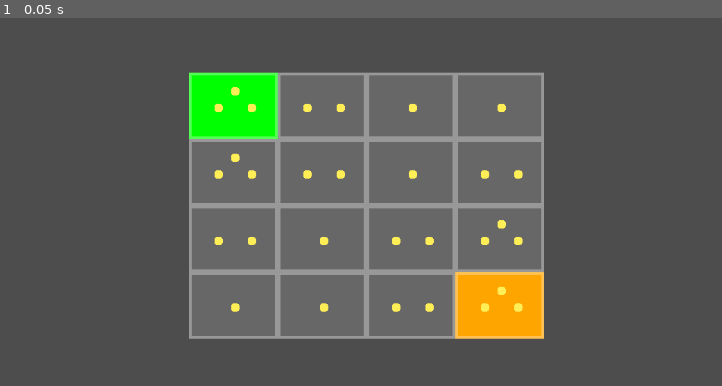
Above: before the commit, frame 1.
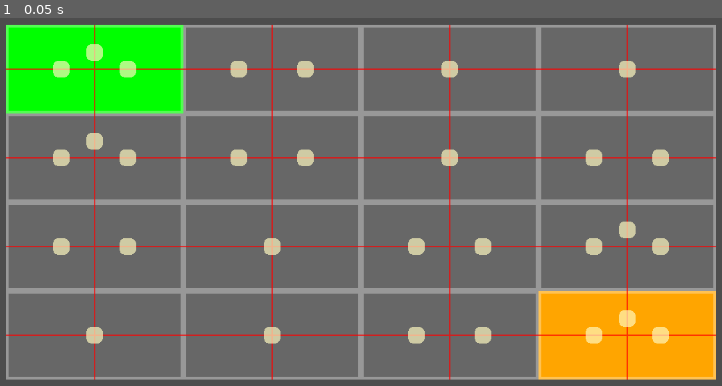
Above: after the commit, the same moment.

Repository: lacedon/grabba
Game: Godot game, scene res://screens/in_game.tscn
Same seed, same stepped clock (60 frames per second), same inputs: the game is played once before the commit and once after it. The project has no main scene, so this scene is started directly.
Inputs:
- Up to frame 1 (0.05 s): no input

The runs differ from the first frame. In frame 1, 72% of the frame differs, in the area x 0-100%, y 1-99%.
Error before the commit: Invalid type in function 'new' in base 'GDScript'. Cannot convert argument 2 from Object to Array. (res://components/constants/constants.gd:11)

Commit message:
Refactor area component

Diff:
--- a/components/area/area.gd
+++ b/components/area/area.gd
@@ -1,61 +1,17 @@
 extends Node2D
 
 const AreaResource = preload("res://types/area_resource.gd")
-const PolygonHelpers = preload('res://helpers/polygon_helpers.gd')
-
-const DEFAULT_COLOR: Color = Color(1, 1, 1, 0.15)
-const BORDER_SIZE: int = 4
-const BUILDING_ICON_RADIUS: int = 24
-const BUILDING_ICON_START_ANGEL: float = 0
 
 @export var ownerPlayerIndex: int = -1
 @export var buildingNumber: int = 0
+@export var buildings: Array[GameBuilding] = []
 @export var resources: Array[AreaResource] = []
 
-@onready var _visualBodyPolygon: Polygon2D = $VisualBody
-@onready var _borderPolygon: Polygon2D = $BorderPolygon
-@onready var _buildingIconPattern: Node2D = $BuildingIconPattern
-@onready var _buildingIconContainer: Node2D = $BuildingContainer
-@onready var _buildingIconPatternCenter: = PolygonHelpers.calcPolygonCenter(_buildingIconPattern)
-
-var _center: Vector2 = Vector2.ZERO
-
-func setOwnerColor():
-	if ownerPlayerIndex >= 0 && ownerPlayerIndex < GameState.players.size():
-		_visualBodyPolygon.color = GameState.players[ownerPlayerIndex].color
-	else:
-		_visualBodyPolygon.color = DEFAULT_COLOR
-
-func setUpBorder():
-	_borderPolygon.polygon = Geometry2D.offset_polygon(_visualBodyPolygon.polygon, -BORDER_SIZE)[0]
-	_borderPolygon.invert_border = BORDER_SIZE
-
-func _createBuildingIcon(number: int, iconPosition: Vector2) -> Node2D:
-	var icon: Node2D = _buildingIconPattern.duplicate()
-	icon.name = 'BuildingIcon:' + str(number)
-	icon.position = iconPosition - _buildingIconPatternCenter / 2
-	icon.show()
-	return icon
-
-func setBuildingIcons():
-	if buildingNumber == 0:
-		return
-
-	if buildingNumber == 1:
-		_buildingIconContainer.add_child(_createBuildingIcon(1, _center))
-
-	var angle = PI / (buildingNumber - 1)
-	for buildingIndex in range(buildingNumber):
-		var icon: Node2D = _createBuildingIcon(
-			buildingIndex + 1,
-			PolygonHelpers.calcPointAroundCircle(_center, BUILDING_ICON_RADIUS, BUILDING_ICON_START_ANGEL + angle * buildingIndex)
-		)
-		_buildingIconContainer.add_child(icon)
+@onready var _visualBodyPolygon: AreaVisualPolygon = $VisualPolygon
+@onready var _buildingContainer: AreaBuildingManager = $Buildings
 
 func _ready():
-	_buildingIconPattern.hide()
+	_visualBodyPolygon.prepare(ownerPlayerIndex)
+	var center: = _visualBodyPolygon.getCenter()
 
-	setOwnerColor()
-	setUpBorder()
-	_center = PolygonHelpers.calcPolygonCenter(_visualBodyPolygon)
-	setBuildingIcons()
+	_buildingContainer.setBuildingIcons(center, buildingNumber)
--- a/components/area/area.tscn
+++ b/components/area/area.tscn
@@ -1,24 +1,16 @@
-[gd_scene load_steps=2 format=3 uid="uid://o6sxdpu2ge0y"]
+[gd_scene load_steps=4 format=3 uid="uid://o6sxdpu2ge0y"]
 
 [ext_resource type="Script" path="res://components/area/area.gd" id="1_7nle5"]
+[ext_resource type="PackedScene" uid="uid://cshupupifqerg" path="res://components/area/visual_polygon/visual_polygon.tscn" id="2_a5ovh"]
+[ext_resource type="PackedScene" uid="uid://sgknel74vgm" path="res://components/area/buildings/buildings.tscn" id="3_m5ldd"]
 
 [node name="Area" type="Node2D"]
 script = ExtResource("1_7nle5")
 ownerPlayerIndex = null
 buildingNumber = null
+buildings = null
 resources = null
 
-[node name="VisualBody" type="Polygon2D" parent="."]
-polygon = PackedVector2Array(0, 0, 128, 0, 128, 96, 0, 96)
+[node name="VisualPolygon" parent="." instance=ExtResource("2_a5ovh")]
 
-[node name="BorderPolygon" type="Polygon2D" parent="."]
-color = Color(1, 1, 1, 0.32549)
-invert_enabled = true
-invert_border = 4.0
-
-[node name="BuildingContainer" type="Node2D" parent="."]
-
-[node name="BuildingIconPattern" type="Polygon2D" parent="."]
-color = Color(1, 0.934, 0.34, 1)
-invert_border = 4.0
-polygon = PackedVector2Array(4, 0, 8, 0, 11, 1, 12, 4, 12, 8, 11, 11, 8, 12, 4, 12, 1, 11, 0, 8, 0, 4, 1, 1)
+[node name="Buildings" parent="." instance=ExtResource("3_m5ldd")]
--- /dev/null
+++ b/components/area/buildings/building_icon/building_icon.gd
@@ -0,0 +1,9 @@
+extends Node2D
+class_name AreaBuildingIcon
+
+const PolygonHelpers = preload('res://helpers/polygon_helpers.gd')
+
+@onready var _backgroundPolygon: Polygon2D = $Background
+
+func getSize() -> Vector2:
+	return PolygonHelpers.calcPolygonSize(_backgroundPolygon)
--- /dev/null
+++ b/components/area/buildings/building_icon/building_icon.tscn
@@ -0,0 +1,21 @@
+[gd_scene load_steps=3 format=3 uid="uid://cli74flx8qv8t"]
+
+[ext_resource type="Texture2D" uid="uid://behgohapwjixf" path="res://static/military_base.png" id="1_oq34m"]
+[ext_resource type="Script" path="res://components/area/buildings/building_icon/building_icon.gd" id="1_vj10x"]
+
+[node name="BuildingIcon" type="Node2D"]
+script = ExtResource("1_vj10x")
+
+[node name="Background" type="Polygon2D" parent="."]
+color = Color(1, 0.975, 0.75, 0.686275)
+texture_scale = Vector2(4, 4)
+invert_border = 40.0
+polygon = PackedVector2Array(8, 0, 16, 0, 20, 1, 23, 4, 24, 8, 24, 16, 23, 20, 20, 23, 16, 24, 8, 24, 4, 23, 1, 20, 0, 16, 0, 8, 1, 4, 3, 1, 8, 0)
+
+[node name="BuildingIconPattern" type="Polygon2D" parent="."]
+visible = false
+color = Color(1, 0.934, 0.34, 1)
+texture = ExtResource("1_oq34m")
+texture_scale = Vector2(4, 4)
+invert_border = 40.0
+polygon = PackedVector2Array(8, 0, 16, 0, 20, 1, 23, 4, 24, 8, 24, 16, 23, 20, 20, 23, 16, 24, 8, 24, 4, 23, 1, 20, 0, 16, 0, 8, 1, 4, 3, 1, 8, 0)
--- /dev/null
+++ b/components/area/buildings/buildings.gd
@@ -0,0 +1,37 @@
+extends Node2D
+class_name AreaBuildingManager
+
+const PolygonHelpers = preload('res://helpers/polygon_helpers.gd')
+
+const BUILDING_ICON_RADIUS: Vector2 = Vector2(48, -24)
+const BUILDING_ICON_START_ANGEL: float = 0
+
+@onready var _buildingIconContainer: Node2D = $IconContainer
+@onready var _buildingIconPattern: AreaBuildingIcon = $BuildingIconPattern
+@onready var _buildingIconHalfSize: Vector2 = _buildingIconPattern.getSize() / 2
+
+func _createBuildingIcon(number: int, centerPosition: Vector2, iconPosition: Vector2 = centerPosition) -> Node2D:
+	var icon: Node2D = _buildingIconPattern.duplicate()
+	icon.name = 'BuildingIcon:' + str(number)
+	icon.position = iconPosition - _buildingIconHalfSize
+	icon.show()
+	return icon
+
+func setBuildingIcons(centerPosition: Vector2, buildingNumber: int):
+	if buildingNumber == 0:
+		return
+
+	if buildingNumber == 1:
+		_buildingIconContainer.add_child(_createBuildingIcon(1, centerPosition))
+
+	var angle: float = PI / (buildingNumber - 1)
+	for buildingIndex in range(buildingNumber):
+		var icon: Node2D = _createBuildingIcon(
+			buildingIndex + 1,
+			centerPosition,
+			PolygonHelpers.calcPointAroundCircle(centerPosition, BUILDING_ICON_RADIUS, BUILDING_ICON_START_ANGEL + angle * buildingIndex)
+		)
+		_buildingIconContainer.add_child(icon)
+
+func _ready() -> void:
+	_buildingIconPattern.hide()
--- /dev/null
+++ b/components/area/buildings/buildings.tscn
@@ -0,0 +1,11 @@
+[gd_scene load_steps=3 format=3 uid="uid://sgknel74vgm"]
+
+[ext_resource type="PackedScene" uid="uid://cli74flx8qv8t" path="res://components/area/buildings/building_icon/building_icon.tscn" id="1_7ya7y"]
+[ext_resource type="Script" path="res://components/area/buildings/buildings.gd" id="1_dowul"]
+
+[node name="Buildings" type="Node2D"]
+script = ExtResource("1_dowul")
+
+[node name="BuildingIconPattern" parent="." instance=ExtResource("1_7ya7y")]
+
+[node name="IconContainer" type="Node2D" parent="."]
--- /dev/null
+++ b/components/area/visual_polygon/visual_polygon.gd
@@ -0,0 +1,27 @@
+extends Node2D
+class_name AreaVisualPolygon
+
+const PolygonHelpers = preload('res://helpers/polygon_helpers.gd')
+
+const DEFAULT_COLOR: Color = Color(1, 1, 1, 0.15)
+const BORDER_SIZE: int = 4
+
+@onready var _visualBodyPolygon: Polygon2D = $VisualBody
+@onready var _borderPolygon: Polygon2D = $BorderPolygon
+
+func setUpBorder() -> void:
+  _borderPolygon.polygon = Geometry2D.offset_polygon(_visualBodyPolygon.polygon, -BORDER_SIZE)[0]
+  _borderPolygon.invert_border = BORDER_SIZE
+
+func setColor(ownerPlayerIndex: int) -> void:
+  if ownerPlayerIndex >= 0 && ownerPlayerIndex < GameState.players.size():
+    _visualBodyPolygon.color = GameState.players[ownerPlayerIndex].color
+  else:
+    _visualBodyPolygon.color = DEFAULT_COLOR
+
+func getCenter() -> Vector2:
+  return PolygonHelpers.calcPolygonCenter(_visualBodyPolygon)
+
+func prepare(ownerPlayerIndex: int = -1) -> void:
+  setUpBorder()
+  setColor(ownerPlayerIndex)
--- /dev/null
+++ b/components/area/visual_polygon/visual_polygon.tscn
@@ -0,0 +1,18 @@
+[gd_scene load_steps=2 format=3 uid="uid://cshupupifqerg"]
+
+[ext_resource type="Script" path="res://components/area/visual_polygon/visual_polygon.gd" id="1_a4jex"]
+
+[node name="VisualPolygon" type="Node2D"]
+script = ExtResource("1_a4jex")
+
+[node name="VisualBody" type="Polygon2D" parent="."]
+polygon = PackedVector2Array(0, 0, 256, 0, 256, 128, 0, 128)
+
+[node name="BorderPolygon" type="Polygon2D" parent="."]
+color = Color(1, 1, 1, 0.32549)
+invert_enabled = true
+invert_border = 4.0
+
+[node name="Grid" type="Polygon2D" parent="."]
+color = Color(1, 0, 0, 0.694118)
+polygon = PackedVector2Array(127, 65, 127, 128, 129, 128, 129, 65, 256, 65, 256, 63, 129, 63, 129, 0, 127, 0, 127, 63, 0, 63, 0, 65)
--- a/components/constants/constants.gd
+++ b/components/constants/constants.gd
@@ -3,13 +3,13 @@
 const colors: Array[Color] = [Color.RED, Color.BLUE, Color.GREEN, Color.ORANGE, Color.VIOLET]
 
 var units: Dictionary = {
-  footman = GameUnit.new('Footman', preload("res://static/sword.png"), 100, 2, 2, 1),
-  archer = GameUnit.new('Archer', preload("res://static/archer.png"), 70, 1, 2, 10),
-  ogre = GameUnit.new('Ogre', preload("res://static/monster.png"), 400, 10, 0.5, 1),
+  footman = GameUnit.new('Footman', preload("res://static/sword.png"),   100, 2,  2,   1  ),
+  archer  = GameUnit.new('Archer',  preload("res://static/archer.png"),  70,  1,  2,   10 ),
+  ogre    = GameUnit.new('Ogre',    preload("res://static/monster.png"), 400, 10, 0.5, 1  ),
 }
 
 var buildings: Dictionary = {
-  barracks = GameBuilding.new('Barracks', preload("res://static/military_base.png"), [GameBuildingEffectUnitCreation.new('Create footman', units.footman, 5)]),
-  archery = GameBuilding.new('Archery', preload("res://static/target.png"), [GameBuildingEffectUnitCreation.new('Create archer', units.archer, 5)]),
-  cave = GameBuilding.new('Cave', preload("res://static/cave.png"), [GameBuildingEffectUnitCreation.new('Create ogre', units.ogre, 1)]),
+  barracks = GameBuilding.new('Barracks', preload("res://static/military_base.png"), [GameBuildingEffectUnitCreation.new('Create footman', [units.footman], 5)] ),
+  archery  = GameBuilding.new('Archery',  preload("res://static/target.png"),        [GameBuildingEffectUnitCreation.new('Create archer', [units.archer], 5)]   ),
+  cave     = GameBuilding.new('Cave',     preload("res://static/cave.png"),          [GameBuildingEffectUnitCreation.new('Create ogre', [units.ogre], 1)]       ),
 }
--- a/components/map_generator/map_generator.tscn
+++ b/components/map_generator/map_generator.tscn
@@ -9,62 +9,62 @@
 buildingNumber = 3
 
 [node name="Area2" parent="." instance=ExtResource("1_3nko4")]
-position = Vector2(128, 0)
+position = Vector2(256, 0)
 buildingNumber = 2
 
 [node name="Area3" parent="." instance=ExtResource("1_3nko4")]
-position = Vector2(256, 0)
+position = Vector2(512, 0)
 buildingNumber = 1
 
 [node name="Area4" parent="." instance=ExtResource("1_3nko4")]
-position = Vector2(384, 0)
+position = Vector2(768, 0)
 buildingNumber = 1
 
 [node name="Area5" parent="." instance=ExtResource("1_3nko4")]
-position = Vector2(0, 96)
+position = Vector2(0, 128)
 buildingNumber = 3
 
 [node name="Area6" parent="." instance=ExtResource("1_3nko4")]
-position = Vector2(128, 96)
+position = Vector2(256, 128)
 buildingNumber = 2
 
 [node name="Area7" parent="." instance=ExtResource("1_3nko4")]
-position = Vector2(256, 96)
+position = Vector2(512, 128)
 buildingNumber = 1
 
 [node name="Area8" parent="." instance=ExtResource("1_3nko4")]
-position = Vector2(384, 96)
+position = Vector2(768, 128)
 buildingNumber = 2
 
 [node name="Area9" parent="." instance=ExtResource("1_3nko4")]
-position = Vector2(0, 192)
+position = Vector2(0, 256)
 buildingNumber = 2
 
 [node name="Area10" parent="." instance=ExtResource("1_3nko4")]
-position = Vector2(128, 192)
+position = Vector2(256, 256)
 buildingNumber = 1
 
 [node name="Area11" parent="." instance=ExtResource("1_3nko4")]
-position = Vector2(256, 192)
+position = Vector2(512, 256)
 buildingNumber = 2
 
 [node name="Area12" parent="." instance=ExtResource("1_3nko4")]
-position = Vector2(384, 192)
+position = Vector2(768, 256)
 buildingNumber = 3
 
 [node name="Area13" parent="." instance=ExtResource("1_3nko4")]
-position = Vector2(0, 288)
+position = Vector2(0, 384)
 buildingNumber = 1
 
 [node name="Area14" parent="." instance=ExtResource("1_3nko4")]
-position = Vector2(128, 288)
+position = Vector2(256, 384)
 buildingNumber = 1
 
 [node name="Area15" parent="." instance=ExtResource("1_3nko4")]
-position = Vector2(256, 288)
+position = Vector2(512, 384)
 buildingNumber = 2
 
 [node name="Area16" parent="." instance=ExtResource("1_3nko4")]
-position = Vector2(384, 288)
+position = Vector2(768, 384)
 ownerPlayerIndex = 1
 buildingNumber = 3
--- a/helpers/polygon_helpers.gd
+++ b/helpers/polygon_helpers.gd
@@ -1,4 +1,18 @@
 extends Node
+
+static func calcPolygonSize(polygon: Polygon2D) -> Vector2:
+	var minPoint: Vector2 = Vector2.ZERO
+	var maxPoint: Vector2 = Vector2.ZERO
+	var isInit: bool = true
+
+	for point in polygon.polygon:
+		if minPoint.x > point.x || isInit: minPoint.x = point.x
+		if minPoint.y > point.y || isInit: minPoint.y = point.y
+		if maxPoint.x < point.x || isInit: maxPoint.x = point.x
+		if maxPoint.y < point.y || isInit: maxPoint.y = point.y
+		isInit = false
+
+	return Vector2(maxPoint.x - minPoint.x, maxPoint.y - minPoint.y)
 
 static func calcPolygonCenter(polygon: Polygon2D) -> Vector2:
 	var center: Vector2 = Vector2.ZERO
@@ -11,6 +25,6 @@
 
 	return center
 
-static func calcPointAroundCircle(center: Vector2, radius: float, angle: float) -> Vector2:
-	var _position: = Vector2(radius * cos(angle), -radius * sin(angle))
+static func calcPointAroundCircle(center: Vector2, radius: Vector2, angle: float) -> Vector2:
+	var _position: = Vector2(radius.x * cos(angle), radius.y * sin(angle))
 	return center + _position
--- a/screens/in_game.tscn
+++ b/screens/in_game.tscn
@@ -5,4 +5,4 @@
 [node name="InGame" type="Node2D"]
 
 [node name="MapGenerator" parent="." instance=ExtResource("3_lm22e")]
-position = Vector2(320, 125)
+position = Vector2(56, 56)
--- /dev/null
+++ b/ui/in_game/in_game.gd
@@ -0,0 +1,15 @@
+extends Control
+
+func createBuildingButtons():
+	pass
+	# for building in GameConstants.buildings:
+	# 	pass
+
+# Called when the node enters the scene tree for the first time.
+func _ready() -> void:
+	pass # Replace with function body.
+
+
+# Called every frame. 'delta' is the elapsed time since the previous frame.
+func _process(delta: float) -> void:
+	pass
--- /dev/null
+++ b/ui/in_game/in_game.tscn
@@ -0,0 +1,31 @@
+[gd_scene load_steps=2 format=3 uid="uid://b3rcakn7ft13"]
+
+[ext_resource type="Script" path="res://ui/in_game/in_game.gd" id="1_jqtnr"]
+
+[node name="InGame" type="Control"]
+layout_mode = 3
+anchors_preset = 15
+anchor_right = 1.0
+anchor_bottom = 1.0
+grow_horizontal = 2
+grow_vertical = 2
+script = ExtResource("1_jqtnr")
+
+[node name="BoxContainer" type="BoxContainer" parent="."]
+layout_mode = 1
+anchors_preset = 15
+anchor_right = 1.0
+anchor_bottom = 1.0
+grow_horizontal = 2
+grow_vertical = 2
+
+[node name="VBoxContainer" type="VBoxContainer" parent="BoxContainer"]
+layout_mode = 2
+alignment = 2
+
+[node name="HBoxContainer" type="HBoxContainer" parent="BoxContainer/VBoxContainer"]
+layout_mode = 2
+
+[node name="Button" type="Button" parent="BoxContainer/VBoxContainer/HBoxContainer"]
+layout_mode = 2
+text = "Build"
